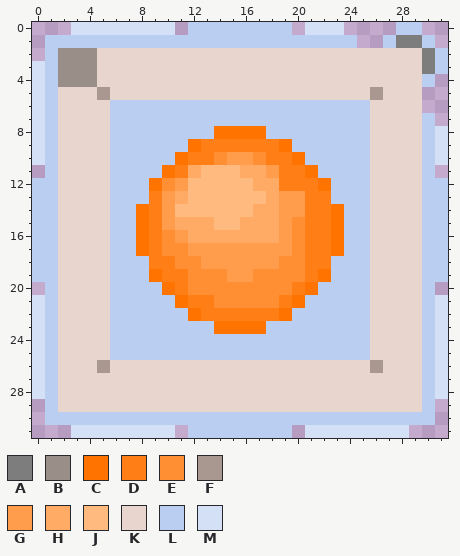
Two states of a pixel-art sprite, Icons/Baffling Box.png. Above is the file before it was changed.
The file is 32x32 pixels. Colours within 5 levels of each other are drawn and written as one.
Palette (. is transparent): A #7d7d7d  B #998e88  C #ff7400  D #ff7f16  E #ff8f32  F #a99890  G #ff9d4c  H #ffab66  J #ffba7f  K #e8d5ce  L #b9cef0  M #d3e0f5
Pixels before, first column x 0:
 0 ...MMMMMMMM.LLLLLLLL.MMM....LL..
 1 .LLLLLLLLLLLLLLLLLLLLLLLL..LAAL.
 2 .LBBBKKKKKKKKKKKKKKKKKKKKKKKKKAL
 3 MLBBBKKKKKKKKKKKKKKKKKKKKKKKKKAL
 4 MLBBBKKKKKKKKKKKKKKKKKKKKKKKKKL.
 5 MLKKKFKKKKKKKKKKKKKKKKKKKKFKKK..
 6 MLKKKKLLLLLLLLLLLLLLLLLLLLKKKK..
 7 MLKKKKLLLLLLLLLLLLLLLLLLLLKKKKL.
 8 MLKKKKLLLLLLLLCCCCLLLLLLLLKKKKLM
 9 MLKKKKLLLLLLCDDDDDDCLLLLLLKKKKLM
10 MLKKKKLLLLLCDDEGGEDDCLLLLLKKKKLM
11 .LKKKKLLLLCDHJJJHHGDDCLLLLKKKKL.
12 LLKKKKLLLCEGJJJJJHHDDDCLLLKKKKLL
13 LLKKKKLLLDGHJJJJJJHGGDDLLLKKKKLL
14 LLKKKKLLCDGJJJJJJHHGGDDCLLKKKKLL
15 LLKKKKLLCDGHHHJJHHHGEDDCLLKKKKLL
16 LLKKKKLLCDEGHHHHHHHGEDDCLLKKKKLL
17 LLKKKKLLCDEEGGGGGGGGEDDCLLKKKKLL
18 LLKKKKLLLDDEEGGGGGGEEDDLLLKKKKLL
19 LLKKKKLLLCDDEEEGGEEEEDCLLLKKKKLL
20 .LKKKKLLLLCDEEEEEEEEDCLLLLKKKKL.
21 MLKKKKLLLLLCDDEEEEEDCLLLLLKKKKLM
22 MLKKKKLLLLLLCDDDDDDCLLLLLLKKKKLM
23 MLKKKKLLLLLLLLCCCCLLLLLLLLKKKKLM
24 MLKKKKLLLLLLLLLLLLLLLLLLLLKKKKLM
25 MLKKKKLLLLLLLLLLLLLLLLLLLLKKKKLM
26 MLKKKFKKKKKKKKKKKKKKKKKKKKFKKKLM
27 MLKKKKKKKKKKKKKKKKKKKKKKKKKKKKLM
28 MLKKKKKKKKKKKKKKKKKKKKKKKKKKKKLM
29 .LKKKKKKKKKKKKKKKKKKKKKKKKKKKKL.
30 .LLLLLLLLLLLLLLLLLLLLLLLLLLLLLL.
31 ...MMMMMMMM.LLLLLLLL.MMMMMMMM...
Once edited:
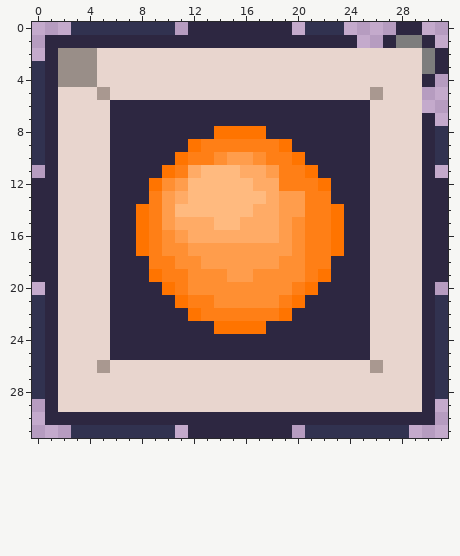
Difference:
Colour L changes from #b9cef0 to #2d2741.
Colour M changes from #d3e0f5 to #313250.
Boxes around the changes in both pictures, in picture pixels (x1, y1, x2, y2):
changed: (32, 22, 448, 438)
